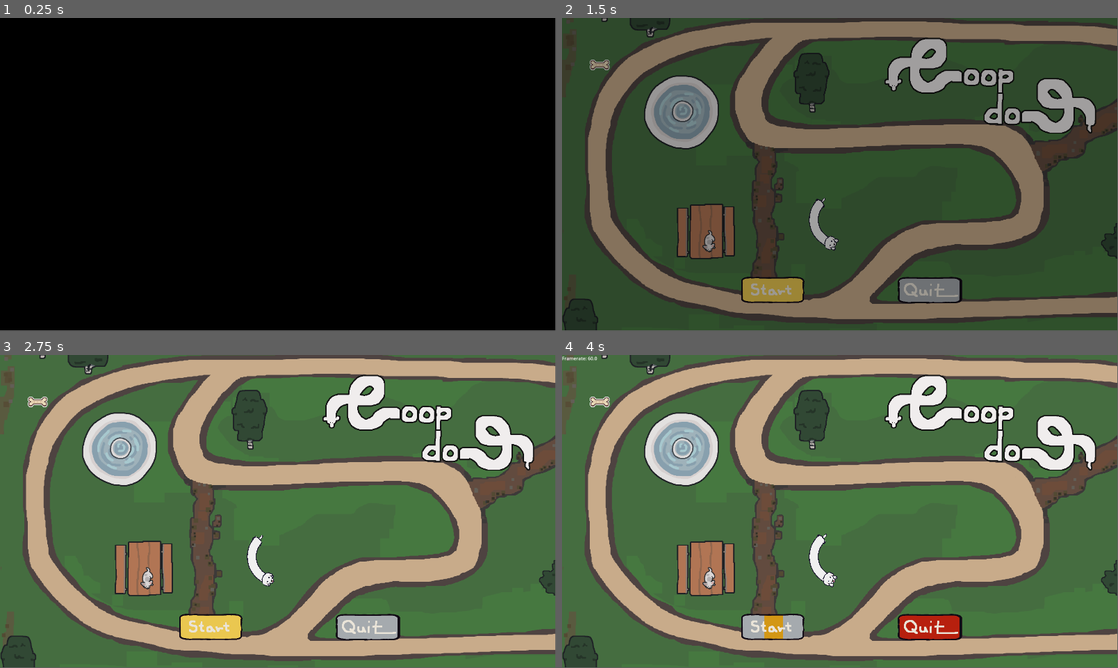
Above: before the commit, frames 1-4 (two rows, left to right).
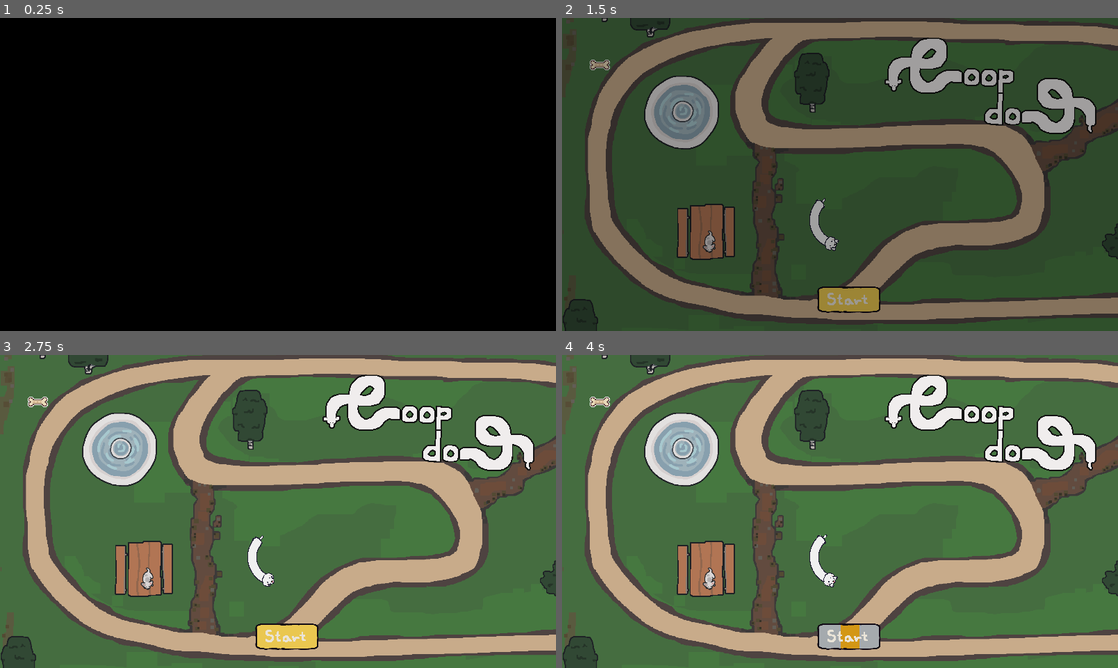
Above: after the commit, the same moments.

Repository: EsasHG/notsnake
Game: Godot game, scene res://Scenes/SceneAgain.tscn
Same seed, same stepped clock (60 frames per second), same inputs: the game is played once before the commit and once after it.
Inputs (mouse positions are in pixels of both pictures, inside the frame that each line leads up to; where the layout moved, square brackets give the same spot in the first picture):
- Up to frame 1 (0.25 s): no input
- Up to frame 2 (1.5 s): click (851, 299) [773, 287] at 0.5 s; click (851, 299) [773, 287] at 1.25 s
- Up to frame 3 (2.75 s): click (289, 636) [211, 624] at 2 s
- Up to frame 4 (4 s): hold Space (Press) 2.78-3.53 s; tap F at 3.05, 3.6 s; tap Space (Press) at 3.8 s
In our replay, the window is 799x449 before the commit and 800x450 after it. These sizes can differ from the game's own. Grey fills any space a smaller window leaves; there, only what the larger window draws over its background counts as a difference.

The runs differ from the first frame. In frame 1, only the window size differs. In frame 2, 4.9% of the frame differs, in the area x 0-100%, y 0-100%; in frame 3, 5.7%; in frame 4, 5.8%.

Commit message:
resizing work
- Did some stuff to make different resolutions work better
- the aspect ratio stays the same tho :/

Diff:
--- a/Scenes/BonusScreen.tscn
+++ b/Scenes/BonusScreen.tscn
@@ -31,28 +31,41 @@
 [sub_resource type="StyleBoxTexture" id="StyleBoxTexture_fn814"]
 texture = ExtResource("8_b3a5j")
 
-[node name="Control" type="Control"]
+[node name="BonusScreen" type="Control"]
 layout_mode = 3
-anchors_preset = 0
-offset_right = 40.0
-offset_bottom = 40.0
+anchors_preset = 15
+anchor_right = 1.0
+anchor_bottom = 1.0
+grow_horizontal = 2
+grow_vertical = 2
 script = ExtResource("1_trdmj")
 
 [node name="Panel" type="Panel" parent="."]
 texture_repeat = 2
-layout_mode = 0
-offset_right = 1920.0
-offset_bottom = 1080.0
+layout_mode = 1
+anchors_preset = 15
+anchor_right = 1.0
+anchor_bottom = 1.0
+grow_horizontal = 2
+grow_vertical = 2
 theme_override_styles/panel = SubResource("StyleBoxTexture_mnkbk")
 
 [node name="RetryButton" type="Button" parent="."]
 z_index = -1
-layout_mode = 0
-offset_left = 645.0
-offset_top = 878.0
-offset_right = 1839.0
-offset_bottom = 1418.0
+layout_mode = 1
+anchors_preset = 7
+anchor_left = 0.5
+anchor_top = 1.0
+anchor_right = 0.5
+anchor_bottom = 1.0
+offset_left = -597.0
+offset_top = -380.0
+offset_right = 597.0
+offset_bottom = 160.0
+grow_horizontal = 2
+grow_vertical = 0
 scale = Vector2(0.2, 0.2)
+pivot_offset = Vector2(597, 270)
 theme_override_styles/focus = SubResource("StyleBoxTexture_rso4g")
 theme_override_styles/hover = SubResource("StyleBoxTexture_rso4g")
 theme_override_styles/pressed = SubResource("StyleBoxTexture_rso4g")
@@ -60,9 +73,12 @@
 
 [node name="TextureProgressBar" type="TextureProgressBar" parent="RetryButton"]
 z_index = 1
-layout_mode = 0
-offset_right = 1194.0
-offset_bottom = 540.0
+layout_mode = 1
+anchors_preset = 15
+anchor_right = 1.0
+anchor_bottom = 1.0
+grow_horizontal = 2
+grow_vertical = 2
 fill_mode = 6
 texture_under = ExtResource("4_cxqe5")
 texture_progress = ExtResource("3_gbibm")
@@ -86,13 +102,22 @@
 stream = ExtResource("6_fjn3l")
 
 [node name="QuitButton" type="Button" parent="."]
+visible = false
 z_index = -1
-layout_mode = 0
-offset_left = 1100.0
-offset_top = 880.0
-offset_right = 2294.0
-offset_bottom = 1420.0
+layout_mode = 1
+anchors_preset = 7
+anchor_left = 0.5
+anchor_top = 1.0
+anchor_right = 0.5
+anchor_bottom = 1.0
+offset_left = -234.0
+offset_top = -380.0
+offset_right = 960.0
+offset_bottom = 160.0
+grow_horizontal = 2
+grow_vertical = 0
 scale = Vector2(0.2, 0.2)
+pivot_offset = Vector2(597, 270)
 theme_override_styles/focus = SubResource("StyleBoxTexture_rod1x")
 theme_override_styles/hover = SubResource("StyleBoxTexture_u1dsf")
 theme_override_styles/pressed = SubResource("StyleBoxTexture_h1tv2")
@@ -100,10 +125,12 @@
 
 [node name="TextureProgressBar" type="TextureProgressBar" parent="QuitButton"]
 z_index = 1
-layout_mode = 0
-offset_left = -20.0
-offset_right = 1289.0
-offset_bottom = 671.0
+layout_mode = 1
+anchors_preset = 15
+anchor_right = 1.0
+anchor_bottom = 1.0
+grow_horizontal = 2
+grow_vertical = 2
 fill_mode = 6
 texture_under = ExtResource("9_mjhay")
 texture_progress = ExtResource("7_wvnay")
--- a/Scenes/GameOverScreen.tscn
+++ b/Scenes/GameOverScreen.tscn
@@ -31,28 +31,41 @@
 [sub_resource type="StyleBoxTexture" id="StyleBoxTexture_2dd65"]
 texture = ExtResource("8_73uxn")
 
-[node name="Control" type="Control"]
+[node name="GameOverScreen" type="Control"]
 layout_mode = 3
-anchors_preset = 0
-offset_right = 40.0
-offset_bottom = 40.0
+anchors_preset = 15
+anchor_right = 1.0
+anchor_bottom = 1.0
+grow_horizontal = 2
+grow_vertical = 2
 script = ExtResource("1_7tubc")
 
 [node name="Panel" type="Panel" parent="."]
 texture_repeat = 2
-layout_mode = 0
-offset_right = 1920.0
-offset_bottom = 1080.0
+layout_mode = 1
+anchors_preset = 15
+anchor_right = 1.0
+anchor_bottom = 1.0
+grow_horizontal = 2
+grow_vertical = 2
 theme_override_styles/panel = SubResource("StyleBoxTexture_mnkbk")
 
 [node name="RetryButton" type="Button" parent="."]
 z_index = -1
-layout_mode = 0
-offset_left = 647.0
-offset_top = 878.0
-offset_right = 1841.0
-offset_bottom = 1418.0
+layout_mode = 1
+anchors_preset = 7
+anchor_left = 0.5
+anchor_top = 1.0
+anchor_right = 0.5
+anchor_bottom = 1.0
+offset_left = -597.0
+offset_top = -380.0
+offset_right = 597.0
+offset_bottom = 160.0
+grow_horizontal = 2
+grow_vertical = 0
 scale = Vector2(0.2, 0.2)
+pivot_offset = Vector2(597, 270)
 theme_override_styles/focus = SubResource("StyleBoxTexture_rso4g")
 theme_override_styles/hover = SubResource("StyleBoxTexture_rso4g")
 theme_override_styles/pressed = SubResource("StyleBoxTexture_rso4g")
@@ -60,8 +73,9 @@
 
 [node name="TextureProgressBar" type="TextureProgressBar" parent="RetryButton"]
 z_index = 1
-layout_mode = 0
-offset_right = 1194.0
+layout_mode = 1
+offset_left = -20.0
+offset_right = 1174.0
 offset_bottom = 540.0
 fill_mode = 6
 texture_under = ExtResource("3_grf0n")
@@ -86,13 +100,22 @@
 stream = ExtResource("6_nrd6a")
 
 [node name="QuitButton" type="Button" parent="."]
+visible = false
 z_index = -1
-layout_mode = 0
-offset_left = 1092.0
-offset_top = 880.0
-offset_right = 2286.0
-offset_bottom = 1420.0
+layout_mode = 1
+anchors_preset = 7
+anchor_left = 0.5
+anchor_top = 1.0
+anchor_right = 0.5
+anchor_bottom = 1.0
+offset_left = -234.0
+offset_top = -380.0
+offset_right = 966.0
+offset_bottom = 160.0
+grow_horizontal = 2
+grow_vertical = 0
 scale = Vector2(0.2, 0.2)
+pivot_offset = Vector2(597, 270)
 theme_override_styles/focus = SubResource("StyleBoxTexture_x0n2p")
 theme_override_styles/hover = SubResource("StyleBoxTexture_vj1fb")
 theme_override_styles/pressed = SubResource("StyleBoxTexture_n6uw2")
@@ -100,10 +123,10 @@
 
 [node name="TextureProgressBar" type="TextureProgressBar" parent="QuitButton"]
 z_index = 1
-layout_mode = 0
+layout_mode = 1
 offset_left = -20.0
-offset_right = 1289.0
-offset_bottom = 671.0
+offset_right = 1180.0
+offset_bottom = 540.0
 fill_mode = 6
 texture_under = ExtResource("9_knqth")
 texture_progress = ExtResource("7_b8yx4")
--- a/Scenes/SceneAgain.tscn
+++ b/Scenes/SceneAgain.tscn
@@ -177,19 +177,21 @@
 
 [node name="Gui" type="Control" parent="CanvasLayer"]
 layout_mode = 3
-anchors_preset = 0
-offset_right = 40.0
-offset_bottom = 40.0
-
-[node name="GameOverScreen" parent="CanvasLayer/Gui" instance=ExtResource("15_i27mg")]
-visible = false
-layout_mode = 0
+anchors_preset = 15
+anchor_right = 1.0
+anchor_bottom = 1.0
+grow_horizontal = 2
+grow_vertical = 2
 
 [node name="FPS_Tracker" type="Label" parent="CanvasLayer/Gui"]
 layout_mode = 0
 offset_right = 40.0
 offset_bottom = 23.0
 
+[node name="GameOverScreen" parent="CanvasLayer/Gui" instance=ExtResource("15_i27mg")]
+visible = false
+layout_mode = 1
+
 [node name="VictoryScreen" parent="CanvasLayer/Gui" instance=ExtResource("8_ejsn6")]
 visible = false
 layout_mode = 1
@@ -201,6 +203,7 @@
 
 [node name="BonusScreen" parent="CanvasLayer/Gui" instance=ExtResource("16_cwq0r")]
 visible = false
+layout_mode = 1
 
 [node name="BGMusic" type="AudioStreamPlayer" parent="."]
 stream = ExtResource("9_3xwyg")
--- a/Scenes/VictoryScreen.tscn
+++ b/Scenes/VictoryScreen.tscn
@@ -40,19 +40,30 @@
 script = ExtResource("1_gps28")
 
 [node name="Panel" type="Panel" parent="."]
-layout_mode = 0
-offset_right = 1920.0
-offset_bottom = 1080.0
+layout_mode = 1
+anchors_preset = 15
+anchor_right = 1.0
+anchor_bottom = 1.0
+grow_horizontal = 2
+grow_vertical = 2
 theme_override_styles/panel = SubResource("StyleBoxTexture_du5xi")
 
 [node name="RetryButton" type="Button" parent="."]
 z_index = -1
-layout_mode = 0
-offset_left = 692.0
-offset_top = 878.0
-offset_right = 1886.0
-offset_bottom = 1418.0
+layout_mode = 1
+anchors_preset = 7
+anchor_left = 0.5
+anchor_top = 1.0
+anchor_right = 0.5
+anchor_bottom = 1.0
+offset_left = -597.0
+offset_top = -380.0
+offset_right = 597.0
+offset_bottom = 160.0
+grow_horizontal = 2
+grow_vertical = 0
 scale = Vector2(0.2, 0.2)
+pivot_offset = Vector2(597, 270)
 theme_override_styles/focus = SubResource("StyleBoxTexture_ujcjt")
 theme_override_styles/hover = SubResource("StyleBoxTexture_ujcjt")
 theme_override_styles/pressed = SubResource("StyleBoxTexture_ujcjt")
@@ -60,15 +71,20 @@
 
 [node name="TextureProgressBar" type="TextureProgressBar" parent="RetryButton"]
 z_index = 1
-layout_mode = 0
-offset_right = 1194.0
-offset_bottom = 540.0
+layout_mode = 1
+anchors_preset = 15
+anchor_right = 1.0
+anchor_bottom = 1.0
+offset_right = 0.00012207
+offset_bottom = 0.00012207
+grow_horizontal = 2
+grow_vertical = 2
 fill_mode = 6
 texture_under = ExtResource("4_grrl2")
 texture_progress = ExtResource("3_ru005")
 
 [node name="HBoxContainer" type="HBoxContainer" parent="."]
-layout_mode = 0
+layout_mode = 1
 offset_right = 2210.0
 offset_bottom = 415.0
 scale = Vector2(0.27, 0.27)
@@ -78,13 +94,22 @@
 texture = ExtResource("5_bulj1")
 
 [node name="QuitButton" type="Button" parent="."]
+visible = false
 z_index = -1
-layout_mode = 0
-offset_left = 976.0
-offset_top = 880.0
-offset_right = 2170.0
-offset_bottom = 1420.0
+layout_mode = 1
+anchors_preset = 7
+anchor_left = 0.5
+anchor_top = 1.0
+anchor_right = 0.5
+anchor_bottom = 1.0
+offset_left = -234.0
+offset_top = -380.0
+offset_right = 960.0
+offset_bottom = 160.0
+grow_horizontal = 2
+grow_vertical = 0
 scale = Vector2(0.2, 0.2)
+pivot_offset = Vector2(597, 270)
 theme_override_styles/focus = SubResource("StyleBoxTexture_t3idc")
 theme_override_styles/hover = SubResource("StyleBoxTexture_tvxi0")
 theme_override_styles/pressed = SubResource("StyleBoxTexture_3khe1")
@@ -92,10 +117,12 @@
 
 [node name="TextureProgressBar" type="TextureProgressBar" parent="QuitButton"]
 z_index = 1
-layout_mode = 0
-offset_left = -20.0
-offset_right = 1289.0
-offset_bottom = 671.0
+layout_mode = 1
+anchors_preset = 15
+anchor_right = 1.0
+anchor_bottom = 1.0
+grow_horizontal = 2
+grow_vertical = 2
 fill_mode = 6
 texture_under = ExtResource("8_iplc1")
 texture_progress = ExtResource("6_4pxhs")
--- a/Scenes/angry_dog.tscn
+++ b/Scenes/angry_dog.tscn
@@ -7,14 +7,14 @@
 [sub_resource type="RectangleShape2D" id="RectangleShape2D_xavxj"]
 size = Vector2(65, 160)
 
-[node name="AngryDog" type="Area2D"]
+[node name="AngryDog" type="Area2D" groups=["Dangers"]]
 script = ExtResource("1_u6g5v")
 
 [node name="CollisionShape2D" type="CollisionShape2D" parent="."]
 position = Vector2(0.5, 20)
 shape = SubResource("RectangleShape2D_xavxj")
 
-[node name="AnimatedSprite2D" type="AnimatedSprite2D" parent="." groups=["Dangers"]]
+[node name="AnimatedSprite2D" type="AnimatedSprite2D" parent="."]
 sprite_frames = ExtResource("2_py7at")
 frame_progress = 0.492944
 
--- a/Scenes/main_menu.tscn
+++ b/Scenes/main_menu.tscn
@@ -35,6 +35,9 @@
 [sub_resource type="StyleBoxTexture" id="StyleBoxTexture_5i33v"]
 texture = ExtResource("9_i5odq")
 
+[sub_resource type="Shortcut" id="Shortcut_8klix"]
+events = [null]
+
 [sub_resource type="StyleBoxFlat" id="StyleBoxFlat_cy8ve"]
 bg_color = Color(0, 0, 0, 1)
 
@@ -51,101 +54,158 @@
 script = ExtResource("1_jrsic")
 
 [node name="Logo" type="TextureRect" parent="."]
-layout_mode = 0
-offset_left = 1056.0
-offset_right = 4896.0
+layout_mode = 1
+anchors_preset = 1
+anchor_left = 1.0
+anchor_right = 1.0
+offset_left = -865.0
+offset_right = 2975.0
 offset_bottom = 2160.0
+grow_horizontal = 0
 scale = Vector2(0.225, 0.225)
 texture = ExtResource("2_5vvlb")
+expand_mode = 1
+stretch_mode = 4
 
 [node name="StartButton" type="Button" parent="."]
 z_index = -1
-layout_mode = 0
-offset_left = 605.0
-offset_top = 878.0
-offset_right = 1799.0
-offset_bottom = 1418.0
+layout_mode = 1
+anchors_preset = 7
+anchor_left = 0.5
+anchor_top = 1.0
+anchor_right = 0.5
+anchor_bottom = 1.0
+offset_left = -597.0
+offset_top = -380.0
+offset_right = 597.0
+offset_bottom = 160.0
+grow_horizontal = 2
+grow_vertical = 0
 scale = Vector2(0.2, 0.2)
+pivot_offset = Vector2(640, 270)
 theme_override_styles/focus = SubResource("StyleBoxTexture_lryf2")
 theme_override_styles/hover = SubResource("StyleBoxTexture_gxmeb")
 theme_override_styles/pressed = SubResource("StyleBoxTexture_yal6d")
 theme_override_styles/normal = SubResource("StyleBoxTexture_r767b")
+metadata/_edit_use_anchors_ = true
 
 [node name="TextureProgressBar" type="TextureProgressBar" parent="StartButton"]
 z_index = 1
-layout_mode = 0
-offset_left = -20.0
-offset_top = -30.0
-offset_right = 1289.0
-offset_bottom = 641.0
+layout_mode = 1
+anchors_preset = 15
+anchor_right = 1.0
+anchor_bottom = 1.0
+offset_left = -57.5
+offset_top = -65.5
+offset_right = 57.5
+offset_bottom = 65.5
+grow_horizontal = 2
+grow_vertical = 2
 step = 0.1
 fill_mode = 6
 texture_under = ExtResource("4_uoro4")
 texture_progress = ExtResource("3_wiek5")
 
 [node name="QuitButton" type="Button" parent="."]
+visible = false
 z_index = -1
-layout_mode = 0
-offset_left = 1156.0
-offset_top = 887.0
-offset_right = 2350.0
-offset_bottom = 1427.0
+layout_mode = 1
+anchors_preset = 7
+anchor_left = 0.5
+anchor_top = 1.0
+anchor_right = 0.5
+anchor_bottom = 1.0
+offset_left = -234.0
+offset_top = -380.0
+offset_right = 960.0
+offset_bottom = 160.0
+grow_horizontal = 2
+grow_vertical = 0
 scale = Vector2(0.2, 0.2)
+pivot_offset = Vector2(597, 270)
 theme_override_styles/focus = SubResource("StyleBoxTexture_eqqvd")
 theme_override_styles/hover = SubResource("StyleBoxTexture_6oyoi")
 theme_override_styles/pressed = SubResource("StyleBoxTexture_cgqex")
 theme_override_styles/normal = SubResource("StyleBoxTexture_5i33v")
+shortcut = SubResource("Shortcut_8klix")
 
 [node name="TextureProgressBar" type="TextureProgressBar" parent="QuitButton"]
 z_index = 1
-layout_mode = 0
-offset_left = -20.0
-offset_right = 1289.0
-offset_bottom = 671.0
+layout_mode = 1
+anchors_preset = 15
+anchor_right = 1.0
+anchor_bottom = 1.0
+grow_horizontal = 2
+grow_vertical = 2
 step = 0.1
 fill_mode = 6
 texture_under = ExtResource("10_rtivd")
 texture_progress = ExtResource("8_52c2e")
 
 [node name="Panel2" type="Panel" parent="."]
-layout_mode = 0
-offset_left = 6.10352e-05
-offset_top = 6.10352e-05
-offset_right = 1920.0
-offset_bottom = 1080.0
+layout_mode = 1
+anchors_preset = 15
+anchor_right = 1.0
+anchor_bottom = 1.0
+grow_horizontal = 2
+grow_vertical = 2
 theme_override_styles/panel = SubResource("StyleBoxFlat_cy8ve")
 
 [node name="Panel" type="Panel" parent="."]
 visible = false
-layout_mode = 0
-offset_right = 1920.0
-offset_bottom = 1080.0
+layout_mode = 1
+anchors_preset = 15
+anchor_right = 1.0
+anchor_bottom = 1.0
+grow_horizontal = 2
+grow_vertical = 2
 theme_override_styles/panel = SubResource("StyleBoxFlat_c58tn")
 
 [node name="TextureRect" type="TextureRect" parent="Panel"]
-layout_mode = 0
-offset_left = 339.0
-offset_top = 59.0
-offset_right = 1253.0
-offset_bottom = 1427.0
+layout_mode = 1
+anchors_preset = 8
+anchor_left = 0.5
+anchor_top = 0.5
+anchor_right = 0.5
+anchor_bottom = 0.5
+offset_left = -593.0
+offset_top = -472.0
+offset_right = 321.0
+offset_bottom = 896.0
+grow_horizontal = 2
+grow_vertical = 2
 scale = Vector2(0.675, 0.675)
 texture = ExtResource("5_a54ho")
 
 [node name="TextureRect2" type="TextureRect" parent="Panel"]
-layout_mode = 0
-offset_left = 981.0
-offset_top = 94.0
-offset_right = 1795.0
-offset_bottom = 808.0
+layout_mode = 1
+anchors_preset = 8
+anchor_left = 0.5
+anchor_top = 0.5
+anchor_right = 0.5
+anchor_bottom = 0.5
+offset_left = 46.0
+offset_top = -408.0
+offset_right = 860.0
+offset_bottom = 306.0
+grow_horizontal = 2
+grow_vertical = 2
 scale = Vector2(0.675, 0.675)
 texture = ExtResource("6_afy1m")
 
 [node name="TextureRect3" type="TextureRect" parent="Panel"]
-layout_mode = 0
-offset_left = 976.0
-offset_top = 618.0
-offset_right = 1878.0
-offset_bottom = 1204.0
+layout_mode = 1
+anchors_preset = 8
+anchor_left = 0.5
+anchor_top = 0.5
+anchor_right = 0.5
+anchor_bottom = 0.5
+offset_left = 24.0
+offset_top = 32.0
+offset_right = 926.0
+offset_bottom = 618.0
+grow_horizontal = 2
+grow_vertical = 2
 scale = Vector2(0.675, 0.675)
 texture = ExtResource("7_wbc7c")
 
--- a/Scripts/SimplePlayerCharacter.gd
+++ b/Scripts/SimplePlayerCharacter.gd
@@ -154,46 +154,17 @@
 
 	prevPositionsArr.push_front([global_position, rotation])
 
-	if(Input.is_key_pressed(KEY_F)):
-		showFps = true
-		var fps : float = 1/ delta
-		$"../../CanvasLayer/Gui/FPS_Tracker".text = "Framerate: " + var_to_str(fps)
-	else:
-		showFps = false
-#		$"../../CanvasLayer/Gui/FPS_Tracker".text = ""
-
-
-
-	#var i : int = 0
-	#for s in segmentSprites:
-		#var newPos1
-		#var nPos1 : Vector2
-#
-		#if(prevPositionsArr.size() > i):
-			#newPos1 = prevPositionsArr[i]
-			#nPos1 = newPos1[0]
-		#else:
-			#newPos1 = prevPositionsArr[prevPositionsArr.size()-2] #if there's more sprites than we know where to put, use the second to last position
-			#nPos1 = newPos1[0]
-		#s.global_position = nPos1
-		#s.global_rotation = newPos1[1]
-		#i+=1
-	#if(prevPositionsArr.size() > (segmentSprites.size())*frameDelay):
-		#prevPositionsArr.pop_back()
-	#if(spritesToAdd > 0):
-		#$Head/Legs.pause()
-		#var s : Sprite2D = Sprite2D.new()
-		#s.texture = sprite
-		#s.scale.y = 0.25
-		#segmentSprites.insert(segmentSprites.size()-1,s) #legger til nest sist.
-		#add_child(s)
-		#s.position =  Vector2(0,0)
-		#spritesToAdd-=1
-	#$Head/Legs.play()
+	#if(Input.is_key_pressed(KEY_F)):
+		#showFps = true
+		#var fps : float = 1/ delta
+		#$"../../CanvasLayer/Gui/FPS_Tracker".text = "Framerate: " + var_to_str(fps)
+	#else:
+		#showFps = false
+##		$"../../CanvasLayer/Gui/FPS_Tracker".text = ""
+
 	prevPos = global_position
 	prevLeft = left
 	prevDir = dir
-	queue_redraw()
 
 func _on_area_entered(area: Area2D) -> void:
 
--- a/Scripts/game_over_screen.gd
+++ b/Scripts/game_over_screen.gd
@@ -25,13 +25,14 @@
 
 # Called every frame. 'delta' is the elapsed time since the previous frame.
 func _process(delta: float) -> void:
-	if(quitButtonPressed):
-		$QuitButton/TextureProgressBar.value += 80*delta
-	elif(!quitButtonPressed):
-		$QuitButton/TextureProgressBar.value -= 100*delta
+	if(!OS.has_feature("web")):
+		if(quitButtonPressed):
+			$QuitButton/TextureProgressBar.value += 80*delta
+		elif(!quitButtonPressed):
+			$QuitButton/TextureProgressBar.value -= 100*delta
 
-	if($QuitButton/TextureProgressBar.value == $QuitButton/TextureProgressBar.max_value):
-		quitFilled()
+		if($QuitButton/TextureProgressBar.value == $QuitButton/TextureProgressBar.max_value):
+			quitFilled()
 
 
 
@@ -76,8 +77,9 @@
 
 func _on_retry_button_button_down() -> void:
 	retryButtonPressed = true
-	justPressed = true
-	get_tree().create_timer(justPressedTime).timeout.connect(func(): justPressed = false)
+	if(!OS.has_feature("web")):
+		justPressed = true
+		get_tree().create_timer(justPressedTime).timeout.connect(func(): justPressed = false)
 	#get_tree().root.find_child("World", true, false).queue_free()
 	#var s = scene.instantiate()
 	#get_tree().root.add_child(s)
@@ -87,12 +89,13 @@
 
 
 func _on_retry_button_button_up() -> void:
-	if(justPressed):
-		$QuitButton.grab_focus()
-		justPressed = false
+	if(!OS.has_feature("web")):
+		if(justPressed):
+			$QuitButton.grab_focus()
+			justPressed = false
 
-		$RetryButton/TextureProgressBar.texture_under = retry_unfocused
-		$QuitButton/TextureProgressBar.texture_under = quit_focused
+			$RetryButton/TextureProgressBar.texture_under = retry_unfocused
+			$QuitButton/TextureProgressBar.texture_under = quit_focused
 	retryButtonPressed = false
 
 
--- a/Scripts/main_menu.gd
+++ b/Scripts/main_menu.gd
@@ -64,13 +64,14 @@
 # Called every frame. 'delta' is the elapsed time since the previous frame.
 func _process(delta: float) -> void:
 	#$StartButton.grab_focus()
-	if(quitButtonPressed):
-		$QuitButton/TextureProgressBar.value += 80*delta
-	elif(!quitButtonPressed):
-		$QuitButton/TextureProgressBar.value -= 100*delta
-
-	if($QuitButton/TextureProgressBar.value == $QuitButton/TextureProgressBar.max_value):
-		quitFilled()
+	if(!OS.has_feature("web")):
+		if(quitButtonPressed):
+			$QuitButton/TextureProgressBar.value += 80*delta
+		elif(!quitButtonPressed):
+			$QuitButton/TextureProgressBar.value -= 100*delta
+
+		if($QuitButton/TextureProgressBar.value == $QuitButton/TextureProgressBar.max_value):
+			quitFilled()
 
 
 
@@ -187,19 +188,22 @@
 
 func _on_start_button_button_down() -> void:
 	print_debug("Start down!")
-	justPressed = true
-	get_tree().create_timer(justPressedTime).timeout.connect(func(): justPressed = false)
+	if(!OS.has_feature("web")):
+		justPressed = true
+		get_tree().create_timer(justPressedTime).timeout.connect(func(): justPressed = false)
 	startButtonPressed = true
 
 
 func _on_start_button_button_up() -> void:
 	print_debug("Start up!")
-	if(justPressed):
-		$QuitButton.grab_focus()
-		justPressed = false
-
-		$StartButton/TextureProgressBar.texture_under = start_unfocused
-		$QuitButton/TextureProgressBar.texture_under = quit_focused
+	if(!OS.has_feature("web")):
+		if(justPressed):
+			$QuitButton.grab_focus()
+			justPressed = false
+
+			$StartButton/TextureProgressBar.texture_under = start_unfocused
+			$QuitButton/TextureProgressBar.texture_under = quit_focused
+
 	startButtonPressed = false
 pass # Replace with function body.
 
--- a/project.godot
+++ b/project.godot
@@ -19,6 +19,7 @@
 
 window/size/viewport_width=1920
 window/size/viewport_height=1080
+window/stretch/mode="canvas_items"
 
 [dotnet]
 
@@ -35,6 +36,7 @@
 Press={
 "deadzone": 0.5,
 "events": [Object(InputEventKey,"resource_local_to_scene":false,"resource_name":"","device":-1,"window_id":0,"alt_press …(191 unchanged characters)…
+, Object(InputEventMouseButton,"resource_local_to_scene":false,"resource_name":"","device":-1,"window_id":0,"alt_pressed":false,"shift_pressed":false,"ctrl_pressed":false,"meta_pressed":false,"button_mask":1,"position":Vector2(85, 14),"global_position":Vector2(94, 60),"factor":1.0,"button_index":1,"canceled":false,"pressed":true,"double_click":false,"script":null)
 ]
 }
 
Not shown, changed: Assets/Sound/33 - Ditty.mp3.import
Not shown: 1 places in Scenes/main_menu.tscn that only renumber resources
Not shown, changed: .gitignore
